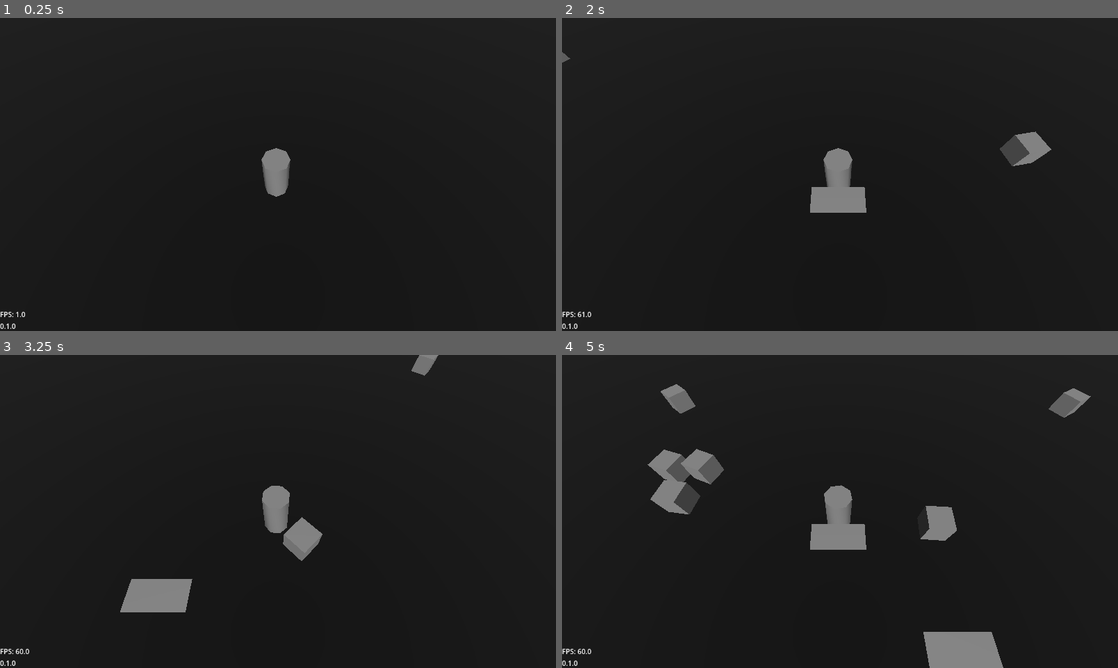
Above: before the commit, frames 1-4 (two rows, left to right).
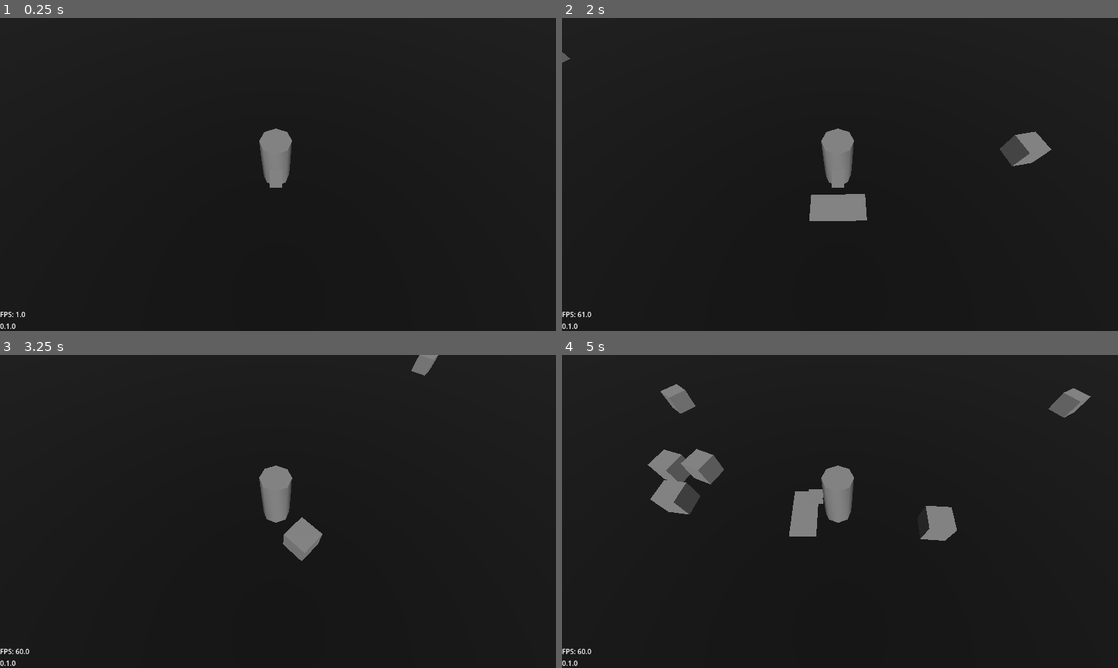
Above: after the commit, the same moments.

Repository: Grey-B/toy-defenders
Game: Godot game, scene res://src/core/main_game/main_game.tscn
Two runs of this game, one before a commit and one after it. Both use one fixed random seed, a clock stepped at 60 frames per second and the inputs below.
Inputs:
- Up to frame 1 (0.25 s): no input
- Up to frame 2 (2 s): tap Enter at 0.5 s; hold D (move_right) 0.53-1.28 s; tap I at 0.6, 1.35 s; hold S (move_down) from 1.28 s (still down)
- Up to frame 3 (3.25 s): release S (move_down) at 2.03 s; hold D (move_right) 2.03-2.78 s; tap I at 2.1, 2.85 s; hold W (move_up) from 2.78 s (still down)
- Up to frame 4 (5 s): release W (move_up) at 3.53 s; hold A (move_left) from 3.53 s (still down); tap I at 3.6, 4.35 s

The runs differ from the first frame. In frame 1, 0.5% of the frame differs, in the area x 46-53%, y 35-58%; in frame 2, 0.9%; in frame 3, 1.7%; in frame 4, 3.4%, in the area x 40-80%, y 35-100%.

Commit message:
BaseProjectile now works as intended

Diff:
--- a/assets/3d/models/ancestries/test_ancestry_model.tscn
+++ b/assets/3d/models/ancestries/test_ancestry_model.tscn
@@ -4,3 +4,7 @@
 
 [node name="CSGCylinder3D" type="CSGCylinder3D" parent="." unique_id=1079863148]
 transform = Transform3D(1, 0, 0, 0, 1, 0, 0, 0, 1, 0, 1, 0)
+
+[node name="CSGBox3D" type="CSGBox3D" parent="." unique_id=1847081848]
+transform = Transform3D(1, 0, 0, 0, 1, 0, 0, 0, 1, 0, 1, 0.75)
+size = Vector3(0.4, 0.3, 0.5)
--- a/src/gameplay/player/player.gd
+++ b/src/gameplay/player/player.gd
@@ -7,7 +7,7 @@
 @export var data: PlayerData
 @export var equipped_weapon: WeaponData
 
-@onready var entity_root: Node3D = get_tree().get_first_node_in_group("entity_root")
+@onready var collision_shape_3d: CollisionShape3D = %CollisionShape3D
 @onready var projectile_spawn: Marker3D = %ProjectileSpawn
 
 var active_state: States = States.IDLE
@@ -26,14 +26,14 @@
 	cur_health = max_health
 	attack_speed /= equipped_weapon.attack_speed
 
-	add_child(model_instance)
+	collision_shape_3d.add_child(model_instance)
 	add_child(attack_timer)
 
 	attack_timer.start()
 	attack_timer.one_shot = false
 	# TODO: replace with manual attack toggle
 
-	attack_timer.wait_time = 1.0 / attack_speed
+	attack_timer.wait_time = attack_speed
 	attack_timer.timeout.connect(attack)
 
 
@@ -54,8 +54,8 @@
 		set_state(States.IDLE)
 
 	if active_state == States.MOVE:
-		model_instance.rotation.y = lerp_angle(
-			rotation.y,
+		collision_shape_3d.rotation.y = lerp_angle(
+			collision_shape_3d.rotation.y,
 			atan2(velocity.x, velocity.z),
 			0.15,
 		)
@@ -74,10 +74,9 @@
 
 func attack() -> void:
 	var attack_instance = equipped_weapon.attack_model.instantiate() as BaseProjectile
-	attack_instance.direction = model_instance.rotation
+	attack_instance.direction = collision_shape_3d.rotation
 	attack_instance.spawn_position = projectile_spawn.global_position
-	attack_instance.spawn_rotation = rotation
-	entity_root.add_child(attack_instance)
+	add_child(attack_instance)
 
 
 func take_damage(damage: int) -> void:
--- a/src/gameplay/player/player.tscn
+++ b/src/gameplay/player/player.tscn
@@ -22,8 +22,13 @@
 equipped_weapon = ExtResource("3_k2146")
 
 [node name="CollisionShape3D" type="CollisionShape3D" parent="." unique_id=210629025]
+unique_name_in_owner = true
 transform = Transform3D(1, 0, 0, 0, 1, 0, 0, 0, 1, 0, 1, 0)
 shape = SubResource("CapsuleShape3D_6owma")
+
+[node name="ProjectileSpawn" type="Marker3D" parent="CollisionShape3D" unique_id=791439976]
+unique_name_in_owner = true
+transform = Transform3D(1, 0, 0, 0, 1, 0, 0, 0, 1, 0, -0.19999999, 1.3)
 
 [node name="Camera3D" type="Camera3D" parent="." unique_id=1552441341]
 transform = Transform3D(1, 0, 0, 0, 0.50000006, 0.8660254, 0, -0.8660254, 0.50000006, 0.068574905, 7.810198, 3.9408832)
@@ -34,7 +39,3 @@
 [node name="EnemyPathFollow" type="PathFollow3D" parent="Path3D" unique_id=2042184523]
 unique_name_in_owner = true
 transform = Transform3D(0.016946534, 0, -0.9998564, 0, 1, 0, 0.9998564, 0, 0.016946534, -8.940706, 0.00012207031, 7.4117084)
-
-[node name="ProjectileSpawn" type="Marker3D" parent="." unique_id=791439976]
-unique_name_in_owner = true
-transform = Transform3D(1, 0, 0, 0, 1, 0, 0, 0, 1, 0, 0.8, 1)
--- a/src/gameplay/projectiles/base_projectile.gd
+++ b/src/gameplay/projectiles/base_projectile.gd
@@ -1,18 +1,14 @@
 class_name BaseProjectile
 extends CharacterBody3D
 
-@export var speed: float = 50
+@export var speed: float = 10
+@export var duration_timer: Timer
 
 var direction: Vector3
 var spawn_position: Vector3
-var spawn_rotation: Vector3
 
 
 func _ready() -> void:
 	global_position = spawn_position
-	rotation = spawn_rotation
-
-
-func _physics_process(_delta: float) -> void:
-	velocity = direction * speed
-	move_and_slide()
+	global_rotation = direction
+	duration_timer.timeout.connect(queue_free)
--- a/src/gameplay/projectiles/test_sword_projectile.tscn
+++ b/src/gameplay/projectiles/test_sword_projectile.tscn
@@ -5,10 +5,11 @@
 [sub_resource type="BoxShape3D" id="BoxShape3D_6owma"]
 size = Vector3(2, 0.3, 1)
 
-[node name="TestSwordProjectile" type="CharacterBody3D" unique_id=1683809850]
+[node name="TestSwordProjectile" type="CharacterBody3D" unique_id=1683809850 node_paths=PackedStringArray("duration_timer")]
 collision_layer = 0
 collision_mask = 0
 script = ExtResource("1_sbqgo")
+duration_timer = NodePath("Timer")
 metadata/_custom_type_script = "uid://ce8nsx53ji21p"
 
 [node name="CollisionShape3D" type="CollisionShape3D" parent="." unique_id=689524887]
@@ -18,3 +19,8 @@
 [node name="CSGBox3D" type="CSGBox3D" parent="." unique_id=1518891658]
 transform = Transform3D(1, 0, 0, 0, 1, 0, 0, 0, 1, 0, 0.099999994, 0)
 size = Vector3(2, 0.001, 1)
+
+[node name="Timer" type="Timer" parent="." unique_id=867612322]
+wait_time = 0.2
+one_shot = true
+autostart = true
